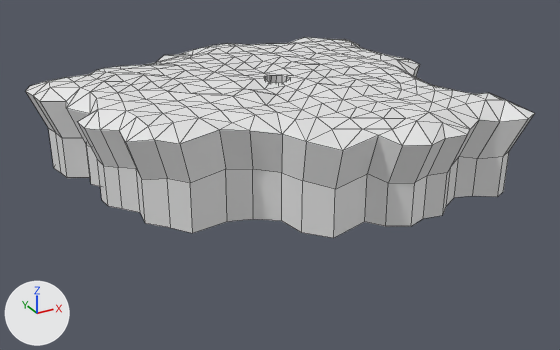
The Blender file raw/meshes/sky_bastion_terrain_village.blend: old version first, new version second.
Camera for both pictures: a 50 mm lens placed at (-29.0, -54.5, 19.1), pointed at (0.4, -1.0, -7.7). The lights are fixed; the arrows at lower left show +X, +Y and +Z. Mesh edges are drawn as thin lines.
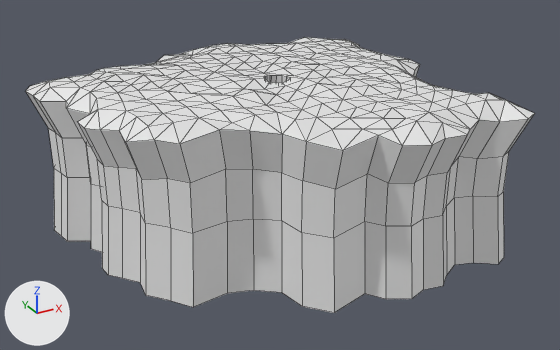
Commit message: Extend village terrain downwards

Location of each change, [x1, y1, x2, y2] in pixels of the pictures (560 x 350 px):
'Grid.001', reshaped (37% taller)
    before: [26, 37, 535, 238]
    after: [26, 37, 535, 313]
part 1 of me_grid_001, added
    after: [54, 169, 504, 313]

Diff of the bpy script that builds the scene:
```diff
--- a/raw/meshes/sky_bastion_terrain_village.blend.py
+++ b/raw/meshes/sky_bastion_terrain_village.blend.py
@@ me_grid_001 @@
 # used by ob_grid_001; location = (0.0, 0.0, 0.0)
-me_grid_001.from_pydata(...)  # 436 vertices, 614 faces; spans x -17.7..16.8, y -15.6..15.8, z -7.5..0.8
+me_grid_001.from_pydata(...)  # 501 vertices, 679 faces; spans x -17.7..16.8, y -15.6..15.8, z -13.5..0.8
+# me_grid_001 part 1
+# 65 vertices are added at x -16.9..16.2, y -14.9..15.3, z -13.5
+# 65 new faces join them
```
